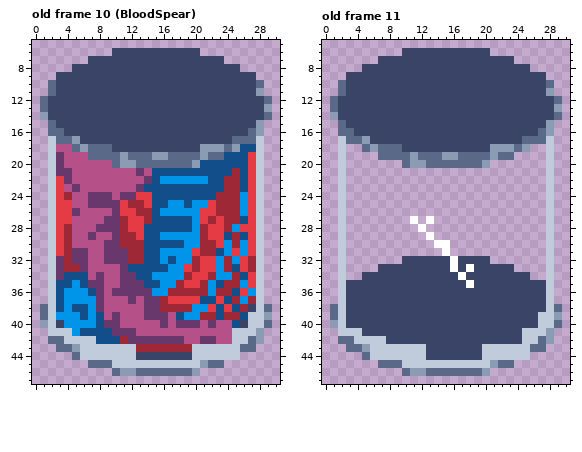
File history of a pixel-art file, Assets/Textures/Aseprite Filer/TestTube_Animations.aseprite. Above is the file before it was changed.
48x48 pixels, 12 frames. Shown: old frame 10 (BloodSpear): x 0..30, y 5..47; old frame 11: x 0..30, y 5..47. The commit also changed other frames, which this record leaves out.
After:
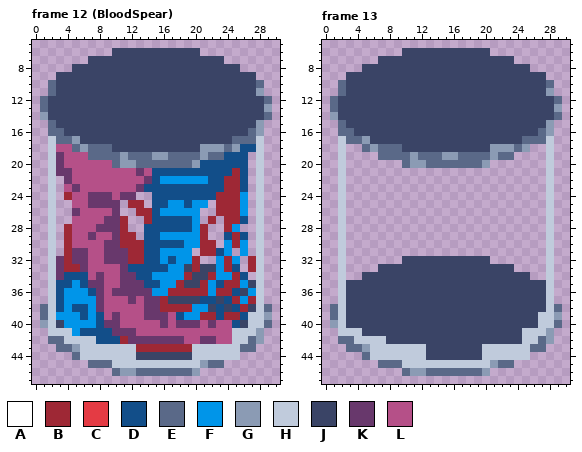
Palette (. is transparent): A #ffffff  B #9e2835  C #e43b44  D #124e89  E #5a6988  F #0095e9  G #8b9bb4  H #c0cbdc  J #3a4466  K #68386c  L #b55088
Message: BloodArrow,Whirlwind Asset create/update
The edit:
frames 12 -> 13
Frame 12 (BloodSpear) against old frame 10 (BloodSpear), layer "TestTubH/Filling":
The author changed colour C to colour J in row 33 at x 19 and 21 to 22; in row 34 at x 20 to 21; in row 35 at x 19 to 20 and 27; in row 36 at x 26; in row 37 at x 17 to 20 and 23; in row 38 at x 22 and 24.
The author cleared colour C in rows 19 to 21 at x 27; in rows 22 to 23 at x 3 and 27; in row 24 at x 3, 13 to 14 and 27; in row 25 at x 3 to 4, 11, 14, 22 and 27; in row 26 at x 3 to 4, 11 to 12, 21 to 22 and 27; in row 27 at x 3 to 4, 12 to 13, 21, 23 and 27.
The author cleared colour C in row 28 at x 3, 12 to 13, 22 to 23 and 26 to 27; in row 29 at x 3, 13, 22 to 23 and 27; in row 30 at x 3, 23 and 27; in row 31 at x 3, 20, 25 and 27; in row 32 at x 21 to 22 and 26; in row 33 at x 26.
The author cleared colour C in row 34 at x 27.
Frame 13 against old frame 11, layer "TestTubH/Layer 4":
The author changed colour A to colour J in row 32 at x 16; in row 33 at x 16 and 18; in row 34 at x 17; in row 35 at x 18.
The author cleared colour A in row 27 at x 11 and 13; in row 28 at x 12; in row 29 at x 13; in row 30 at x 14 to 15; in row 31 at x 15.
Boxes around the changes in both pictures, in picture pixels (x1, y1, x2, y2):
changed: (168, 152, 256, 312)
erased: (56, 176, 72, 256)
erased: (120, 192, 152, 240)
changed: (410, 216, 474, 288)
